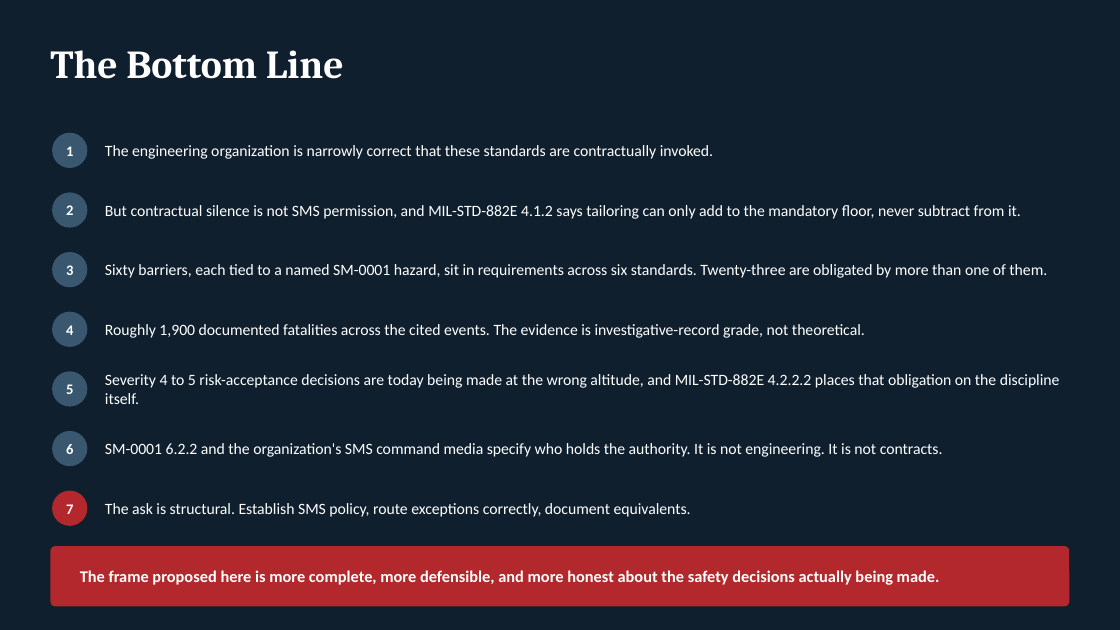
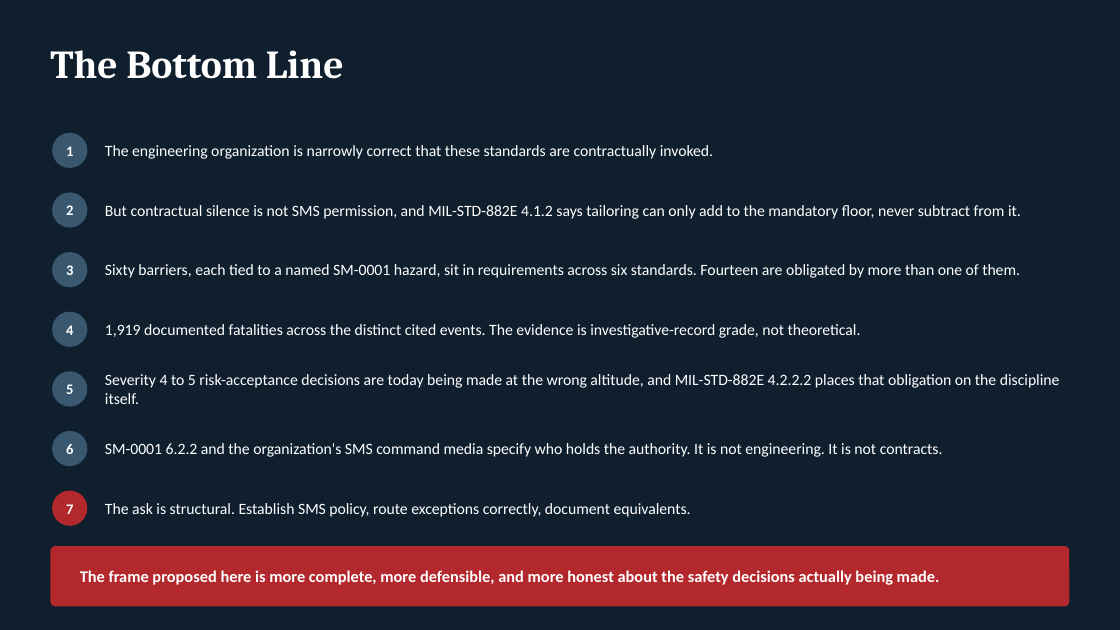
Before and after one commit to curtfoxley-cloud/Process, a slide deck: slide 18 of Sixty_Barriers_RM_Deck.pptx. Drawn at 1120x630 pixels with LibreOffice and Linux fonts; fonts in the diff are those of the drawing. Boxes give left, top, right and bottom in pixels: in the first picture for what was removed or moved away, otherwise in the second. Text is boxed around its words. In the diff, an @@ line names an element or a change of style, - is before the commit and + after.

```diff
--- a/Sixty_Barriers_RM_Deck.pptx
+++ b/Sixty_Barriers_RM_Deck.pptx
@@ text at [105, 264, 1020, 278]: text changed @@
-Sixty barriers, each tied to a named SM-0001 hazard, sit in requirements across six standards. Twenty-three are obligated by more than one of them.
+Sixty barriers, each tied to a named SM-0001 hazard, sit in requirements across six standards. Fourteen are obligated by more than one of them.
@@ text at [105, 324, 861, 338]: text changed @@
-Roughly 1,900 documented fatalities across the cited events. The evidence is investigative-record grade, not theoretical.
+1,919 documented fatalities across the distinct cited events. The evidence is investigative-record grade, not theoretical.
```
Also in this commit, not shown: 3 other slides changed, 1 other file.
